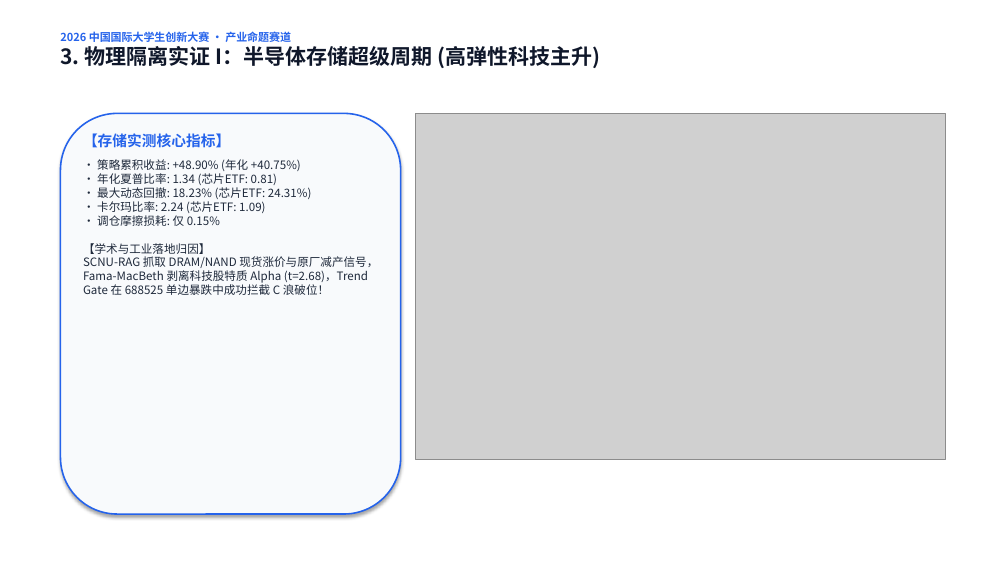
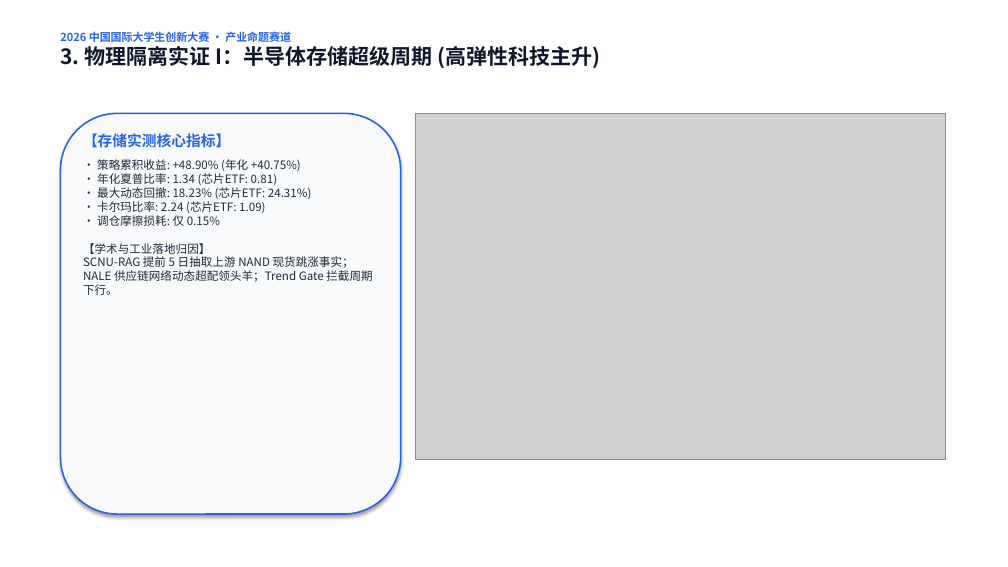
Before and after one commit to YuxuanWuCN/stock-dashboard, a slide deck: slide 4 of 2026中国国际大学生创新大赛_网评路演PPT_Rainbow-FinGPT.pptx. Drawn at 1008x567 pixels with LibreOffice and Linux fonts; fonts in the diff are those of the drawing; grey boxes stand for pictures. Boxes give left, top, right and bottom in pixels: in the first picture for what was removed or moved away, otherwise in the second. Text is boxed around its words. In the diff, an @@ line names an element or a change of style, - is before the commit and + after.

```diff
--- a/2026中国国际大学生创新大赛_网评路演PPT_Rainbow-FinGPT.pptx
+++ b/2026中国国际大学生创新大赛_网评路演PPT_Rainbow-FinGPT.pptx
@@ text at bbox=[83, 159, 372, 295]: text changed @@
-• 策略累积收益: +48.90% (年化 +40.75%)
-• 年化夏普比率: 1.34 (芯片ETF: 0.81)
-• 最大动态回撤: 18.23% (芯片ETF: 24.31%)
-• 卡尔玛比率: 2.24 (芯片ETF: 1.09)
-• 调仓摩擦损耗: 仅 0.15%
-【学术与工业落地归因】
-SCNU-RAG 抓取 DRAM/NAND 现货涨价与原厂减产信号，Fama-MacBeth 剥离科技股特质 Alpha (t=2.68)，Trend Gate 在 688525 单边暴跌中成功拦截 C 浪破位！
+• 策略累积收益: +48.90% (年化 +40.75%)
+• 年化夏普比率: 1.34 (芯片ETF: 0.81)
+• 最大动态回撤: 18.23% (芯片ETF: 24.31%)
+• 卡尔玛比率: 2.24 (芯片ETF: 1.09)
+• 调仓摩擦损耗: 仅 0.15%
+【学术与工业落地归因】
+SCNU-RAG 提前 5 日抽取上游 NAND 现货跳涨事实；NALE 供应链网络动态超配领头羊；Trend Gate 拦截周期下行。
```
Also in this commit, not shown: 3 other slides changed, 5 other files.
